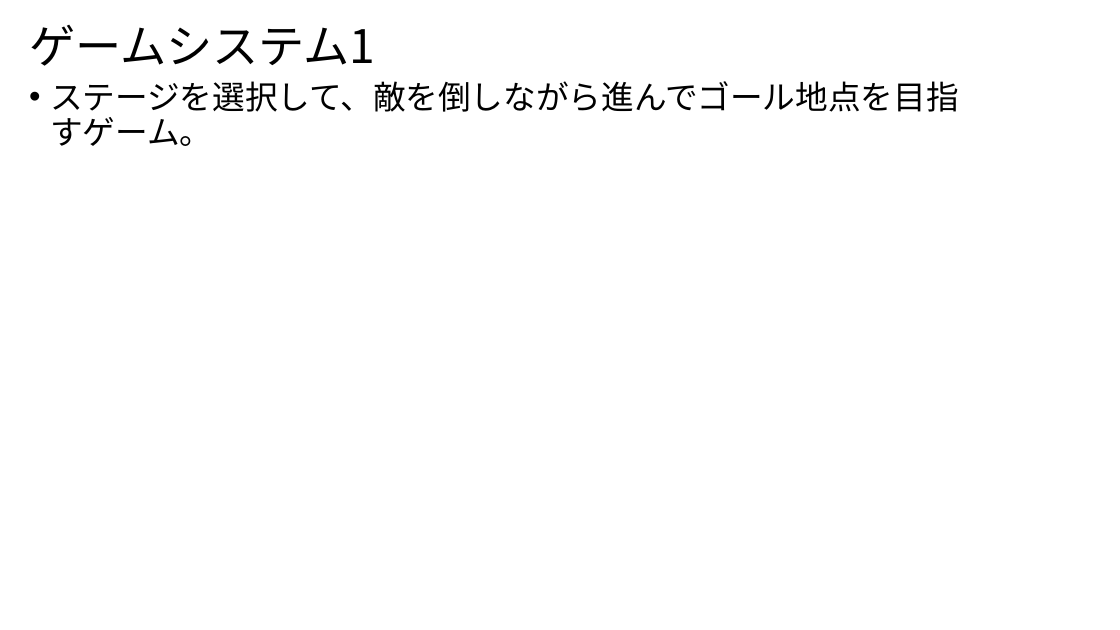
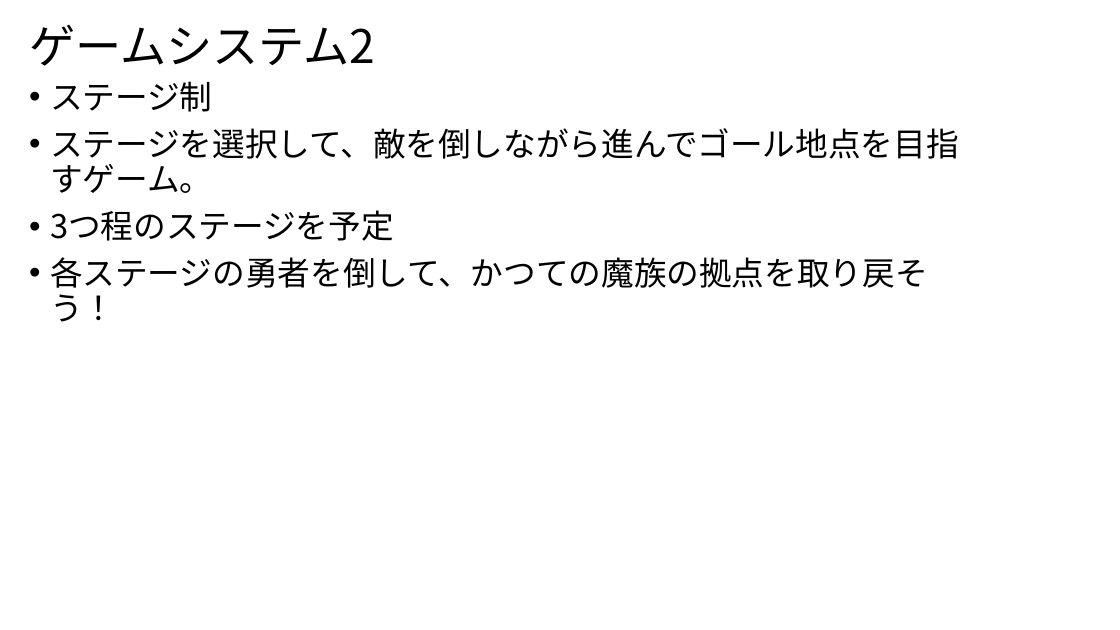
Before and after one commit to 2022Game/15Hirota, a slide deck: slide 6 of 3DLv2_2023_vs2019_Game/Plan/ゲームプレゼンテーション.pptx (slide 5 before the commit). Drawn at 1120x630 pixels with LibreOffice and Linux fonts; fonts in the diff are those of the drawing. Boxes give left, top, right and bottom in pixels: in the first picture for what was removed or moved away, otherwise in the second. Text is boxed around its words. In the diff, an @@ line names an element or a change of style, - is before the commit and + after.

```diff
--- a/3DLv2_2023_vs2019_Game/Plan/ゲームプレゼンテーション.pptx
+++ b/3DLv2_2023_vs2019_Game/Plan/ゲームプレゼンテーション.pptx
@@ title at box(29, 25, 375, 66): text changed @@
-ゲームシステム1
+ゲームシステム2
@@ text at box(50, 81, 212, 112): paragraph added @@
+• ステージ制
@@ text at box(50, 210, 928, 322): paragraphs added @@
+• 3つ程のステージを予定
+• 各ステージの勇者を倒して、かつての魔族の拠点を取り戻そう！
```
Also in this commit, not shown: 4 other slides changed, 1 slide removed, 7 other files.
